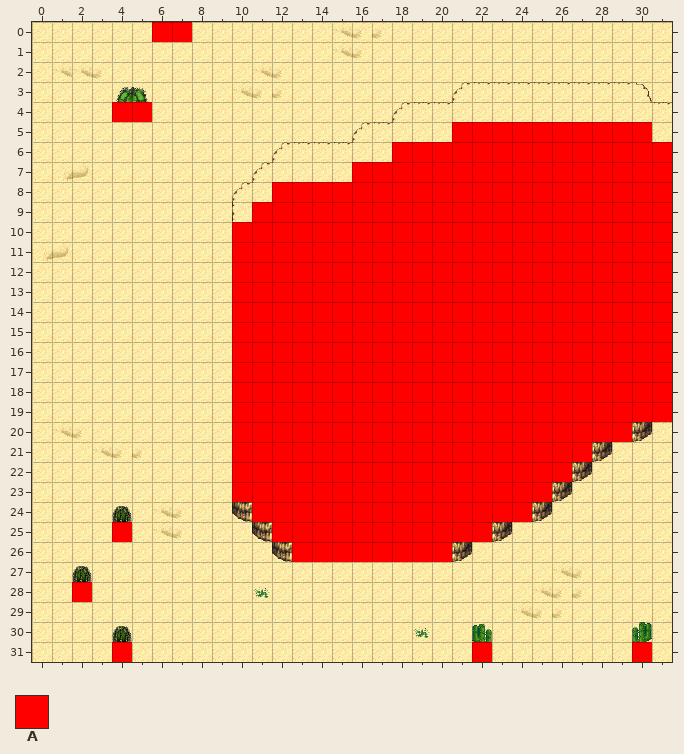
Two states of a Tiled map, AndorsTrail/res/xml/level_0_sikhw_desert_w_x1_y1.tmx. That is the earlier state.
Cells are 32x32 px. Shown: x 0..31, y 0..31.
Key: from "logic_collision": A 0.
_ is an empty cell.
Layers that did not change in this view are not listed.
Layer "Walkable" before, first column x 0:
 0 ______AA________________________
 1 ________________________________
 2 ________________________________
 3 ________________________________
 4 ____AA__________________________
 5 _____________________AAAAAAAAAA_
 6 __________________AAAAAAAAAAAAAA
 7 ________________AAAAAAAAAAAAAAAA
 8 ____________AAAAAAAAAAAAAAAAAAAA
 9 ___________AAAAAAAAAAAAAAAAAAAAA
10 __________AAAAAAAAAAAAAAAAAAAAAA
11 __________AAAAAAAAAAAAAAAAAAAAAA
12 __________AAAAAAAAAAAAAAAAAAAAAA
13 __________AAAAAAAAAAAAAAAAAAAAAA
14 __________AAAAAAAAAAAAAAAAAAAAAA
15 __________AAAAAAAAAAAAAAAAAAAAAA
16 __________AAAAAAAAAAAAAAAAAAAAAA
17 __________AAAAAAAAAAAAAAAAAAAAAA
18 __________AAAAAAAAAAAAAAAAAAAAAA
19 __________AAAAAAAAAAAAAAAAAAAAAA
20 __________AAAAAAAAAAAAAAAAAAAA__
21 __________AAAAAAAAAAAAAAAAAA____
22 __________AAAAAAAAAAAAAAAAA_____
23 __________AAAAAAAAAAAAAAAA______
24 ___________AAAAAAAAAAAAAA_______
25 ____A_______AAAAAAAAAAA_________
26 _____________AAAAAAAA___________
27 ________________________________
28 __A_____________________________
29 ________________________________
30 ________________________________
31 ____A_________________A_______A_
The same view after the edit:
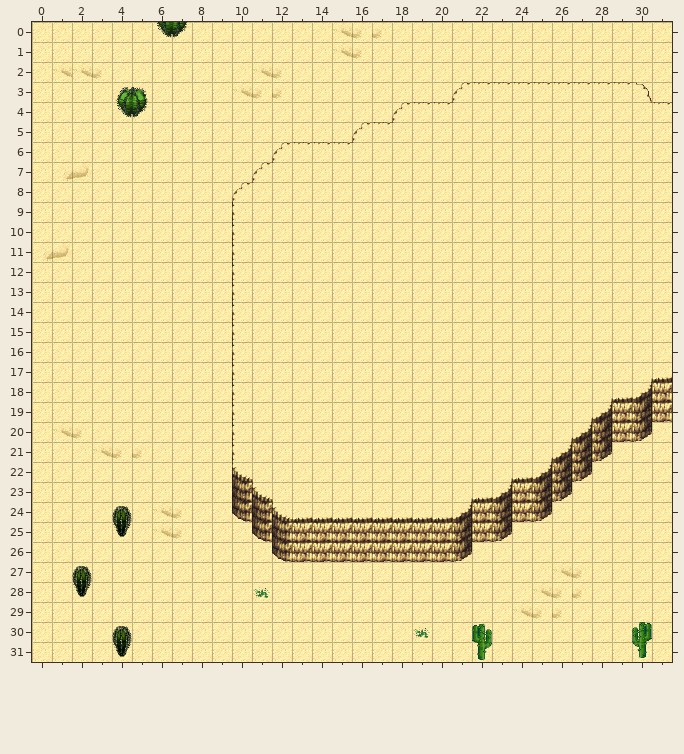
Edits made:
Changed rows in their new state; . is an unchanged cell.
Layer "Walkable" (now hidden):
first column x 6:
 0 __
first column x 2:
 4 ..__..........................
 5 ...................__________.
 6 ................______________
 7 ..............________________
 8 ..........____________________
 9 ........._____________________
10 ........______________________
11 ........______________________
12 ........______________________
13 ........______________________
14 ........______________________
15 ........______________________
16 ........______________________
17 ........______________________
18 ........______________________
19 ........______________________
20 ........____________________..
21 ........__________________....
22 ........_________________.....
23 ........________________......
24 .........______________.......
25 .._.......___________.........
26 ...........________...........
28 _.............................
31 .._................._......._.
Changed places in both pictures, as pixel boxes (x1, y1, x2, y2):
removed: (152, 22, 192, 42)
removed: (112, 102, 152, 122)
removed: (232, 122, 672, 562)
removed: (112, 522, 132, 542)
removed: (72, 582, 92, 602)
removed: (112, 642, 132, 662)
removed: (472, 642, 492, 662)
removed: (632, 642, 652, 662)
